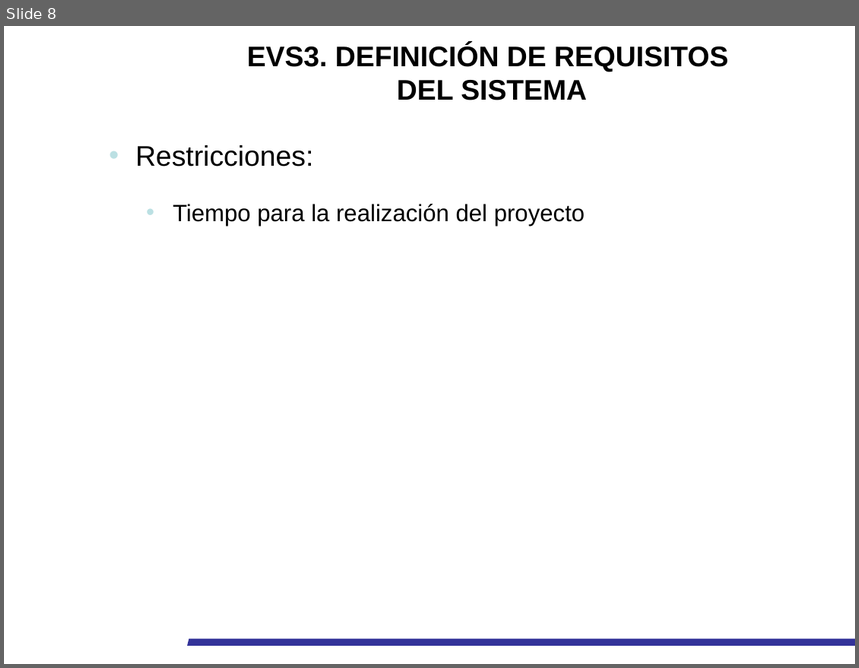
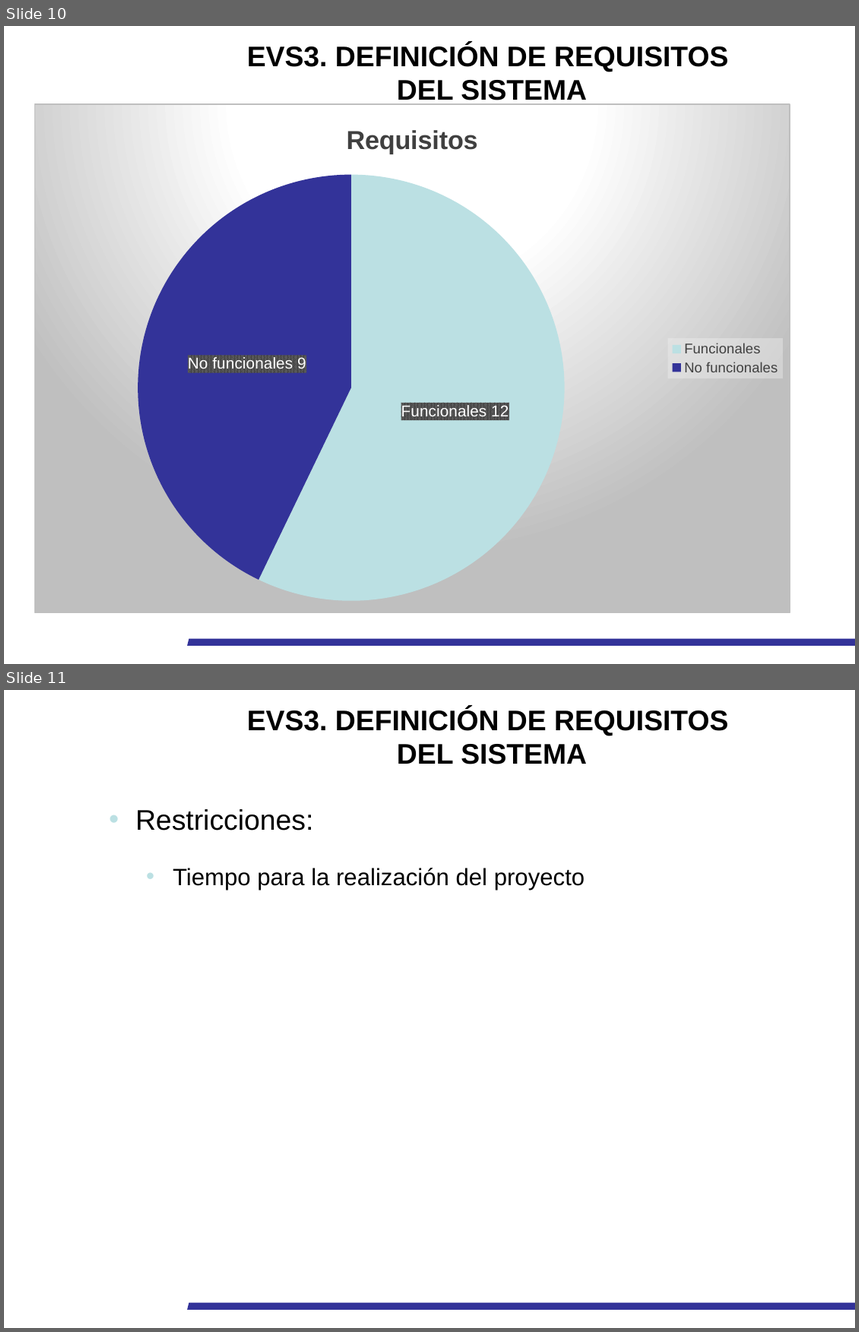
Before and after one commit to pquella/buscaminas, a slide deck: Docu elaborada/Presentación_EVS_UXOS_CENAD.pptx. Shown one above the other, each under a label of ours: slide 8 before the commit, slides 10 and 11 after it. The pictures are 859x668 and 859x1332 pixels, drawn with LibreOffice and Linux fonts; fonts in the diff are those of the drawing; background and template pictures are left out. Boxes give left, top, right and bottom in pixels: in the first picture for what was removed or moved away, otherwise in the second. Text is boxed around its words. In the diff, an @@ line names an element or a change of style, - is before the commit and + after.

```diff
--- a/Docu elaborada/Presentación_EVS_UXOS_CENAD.pptx
+++ b/Docu elaborada/Presentación_EVS_UXOS_CENAD.pptx
@@ slide 10 added at <box>4,26,855,664</box>, background #FFFFFF; not listed: 1 template element that a slide beside it also shows @@
@@ rectangle added at <box>194,40,791,104</box>, outline #FFFFFF 1 pt, 24 pt, text #000000, bold @@
+EVS3. DEFINICIÓN DE REQUISITOS
+DEL SISTEMA
@@ pie chart added at <box>34,104,790,613</box> @@
+title "Requisitos"
+categories: Funcionales, No funcionales
+Requisitos: 12, 9, -, -
@@ what was slide 8 is now slide 11 @@
```
Also in this commit, not shown: 11 slides changed, 3 other slides added, 6 other files.
